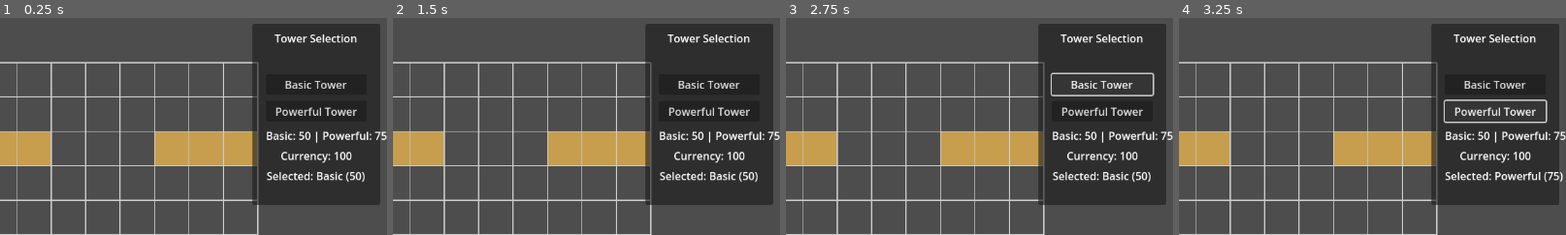
Above: before the commit, frames 1-4 (left to right).
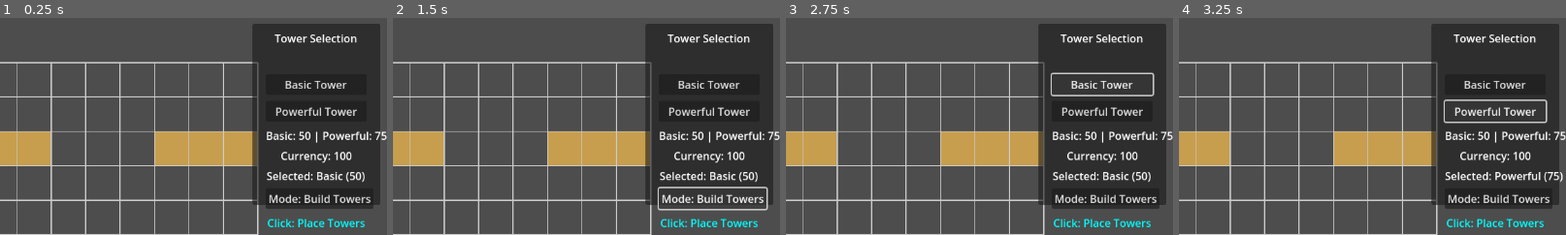
Above: after the commit, the same moments.

Repository: rivie13/CyberCrawler_basic_tower_defense_demo
Game: Godot game, scene res://scenes/Main.tscn
Same seed, same stepped clock (60 frames per second), same inputs: the game is played once before the commit and once after it.
Inputs (mouse positions are % of the whole screen's width and height, from its top left):
- Up to frame 1 (0.25 s): no input
- Up to frame 2 (1.5 s): click (91, 42) at 0.5 s, where only the run after the commit has a clickable "Mode: Build Towers"; click (92, 42) at 1.25 s, where only the run after the commit has a clickable "Mode: Attack Enemies"
- Up to frame 3 (2.75 s): click "Basic Tower" at 2 s
- Up to frame 4 (3.25 s): click "Powerful Tower" at 2.75 s
The pictures show only the part of the screen within x 50-100%, y 0-50%; the shares and areas given below are measured in that part.

The runs differ from the first frame. In frame 1, 1.5% of the frame differs, in the area x 68-97%, y 81-97%; in frame 2, 1.7%, in the area x 68-97%, y 77-97%; in frame 3, 1.5%; in frame 4, 1.5%.

Commit message:
fix: Implement click mode switching to prevent accidental tower placement
- Add MODE_BUILD_TOWERS and MODE_ATTACK_ENEMIES constants for mode management
- Add mode toggle button and mode indicator in TowerSelectionPanel UI
- Implement _on_mode_toggle_pressed() function for seamless mode switching
- Update handle_grid_click() to respect current mode:
  * Attack mode: Only damages enemies, no tower placement
  * Build mode: Can damage enemies AND place towers
- Add update_mode_ui() to provide clear visual feedback of current mode
- Mode indicator shows cyan for build mode, orange for attack mode
- Prevents accidental tower placement when player only wants to attack enemies
- Maintains strategic choice between direct clicking vs tower investment

Resolves Trello checklist item: 'clicking always is in tower placement mode instead of switching between click attack and tower placement mode'

Diff:
--- a/cybercrawler_basictowerdefense/scenes/Main.tscn
+++ b/cybercrawler_basictowerdefense/scenes/Main.tscn
@@ -105,3 +105,28 @@
 offset_bottom = 100.0
 text = "Selected: Basic"
 horizontal_alignment = 1
+
+[node name="ModeToggleButton" type="Button" parent="UI/TowerSelectionPanel"]
+layout_mode = 0
+anchor_left = 0.5
+anchor_top = 0.5
+anchor_right = 0.5
+anchor_bottom = 0.5
+offset_left = -75.0
+offset_top = 110.0
+offset_right = 75.0
+offset_bottom = 140.0
+text = "Mode: Build Towers"
+
+[node name="ModeIndicatorLabel" type="Label" parent="UI/TowerSelectionPanel"]
+layout_mode = 0
+anchor_left = 0.5
+anchor_top = 0.5
+anchor_right = 0.5
+anchor_bottom = 0.5
+offset_left = -75.0
+offset_top = 150.0
+offset_right = 75.0
+offset_bottom = 170.0
+text = "Click: Place Towers"
+horizontal_alignment = 1
--- a/cybercrawler_basictowerdefense/scripts/MainController.gd
+++ b/cybercrawler_basictowerdefense/scripts/MainController.gd
@@ -9,6 +9,10 @@
 # Tower type constants - consistent with TowerManager
 const BASIC_TOWER = "basic"
 const POWERFUL_TOWER = "powerful"
+
+# Click mode constants
+const MODE_BUILD_TOWERS = "build_towers"
+const MODE_ATTACK_ENEMIES = "attack_enemies"
 
 # Manager references
 var grid_manager: GridManager
@@ -23,6 +27,9 @@
 
 # Tower selection system
 var selected_tower_type: String = BASIC_TOWER  # Default to basic tower
+
+# Click mode system
+var current_click_mode: String = MODE_BUILD_TOWERS  # Default to tower building mode
 
 func _ready():
 	setup_managers()
@@ -88,6 +95,11 @@
 	if powerful_tower_button:
 		powerful_tower_button.pressed.connect(_on_powerful_tower_selected)
 
+	# Setup mode toggle button
+	var mode_toggle_button = $UI/TowerSelectionPanel/ModeToggleButton
+	if mode_toggle_button:
+		mode_toggle_button.pressed.connect(_on_mode_toggle_pressed)
+
 	# Setup UI update timer to refresh every second
 	ui_update_timer = Timer.new()
 	ui_update_timer.wait_time = 1.0  # Update every second
@@ -97,6 +109,7 @@
 
 	# Update initial UI state
 	update_tower_selection_ui()
+	update_mode_ui()
 	update_info_label()
 
 func start_game():
@@ -118,15 +131,17 @@
 		grid_manager.handle_mouse_hover(world_mouse_pos)
 
 func handle_grid_click(global_pos: Vector2):
-	# First check if we clicked on an enemy entity for damage
-	if try_click_damage_enemy(global_pos):
-		return  # If we hit an enemy, don't try tower placement
-
-	# If no enemy was hit, try tower placement
-	var grid_pos = grid_manager.world_to_grid(global_pos)
-
-	if grid_manager.is_valid_grid_position(grid_pos):
-		tower_manager.attempt_tower_placement(grid_pos, selected_tower_type)
+	# Handle click based on current mode
+	if current_click_mode == MODE_ATTACK_ENEMIES:
+		# In attack mode, only try to damage enemies
+		try_click_damage_enemy(global_pos)
+	elif current_click_mode == MODE_BUILD_TOWERS:
+		# In build mode, first check for enemies, then try tower placement
+		if not try_click_damage_enemy(global_pos):
+			# If no enemy was hit, try tower placement
+			var grid_pos = grid_manager.world_to_grid(global_pos)
+			if grid_manager.is_valid_grid_position(grid_pos):
+				tower_manager.attempt_tower_placement(grid_pos, selected_tower_type)
 
 func try_click_damage_enemy(global_pos: Vector2) -> bool:
 	"""Try to damage an enemy entity at the clicked position. Returns true if an enemy was hit."""
@@ -156,6 +171,17 @@
 	selected_tower_type = POWERFUL_TOWER
 	print("Powerful Tower selected (Cost: %d) - Click on grid to place" % [currency_manager.get_powerful_tower_cost()])
 	update_tower_selection_ui()
+
+func _on_mode_toggle_pressed():
+	# Toggle between build and attack modes
+	if current_click_mode == MODE_BUILD_TOWERS:
+		current_click_mode = MODE_ATTACK_ENEMIES
+		print("Switched to Attack Mode - Click enemies to damage them")
+	else:
+		current_click_mode = MODE_BUILD_TOWERS
+		print("Switched to Build Mode - Click to place towers or attack enemies")
+
+	update_mode_ui()
 
 # Backwards compatibility
 func _on_tower_selected():
@@ -212,6 +238,25 @@
 			selected_label.modulate = Color.WHITE
 		else:
 			selected_label.modulate = Color.RED
+
+func update_mode_ui():
+	# Update mode toggle button text
+	var mode_toggle_button = $UI/TowerSelectionPanel/ModeToggleButton
+	if mode_toggle_button:
+		if current_click_mode == MODE_BUILD_TOWERS:
+			mode_toggle_button.text = "Mode: Build Towers"
+		else:
+			mode_toggle_button.text = "Mode: Attack Enemies"
+
+	# Update mode indicator label
+	var mode_indicator = $UI/TowerSelectionPanel/ModeIndicatorLabel
+	if mode_indicator:
+		if current_click_mode == MODE_BUILD_TOWERS:
+			mode_indicator.text = "Click: Place Towers"
+			mode_indicator.modulate = Color.CYAN
+		else:
+			mode_indicator.text = "Click: Attack Enemies"
+			mode_indicator.modulate = Color.ORANGE
 
 func update_info_label():
 	var info_label = $UI/InfoLabel
